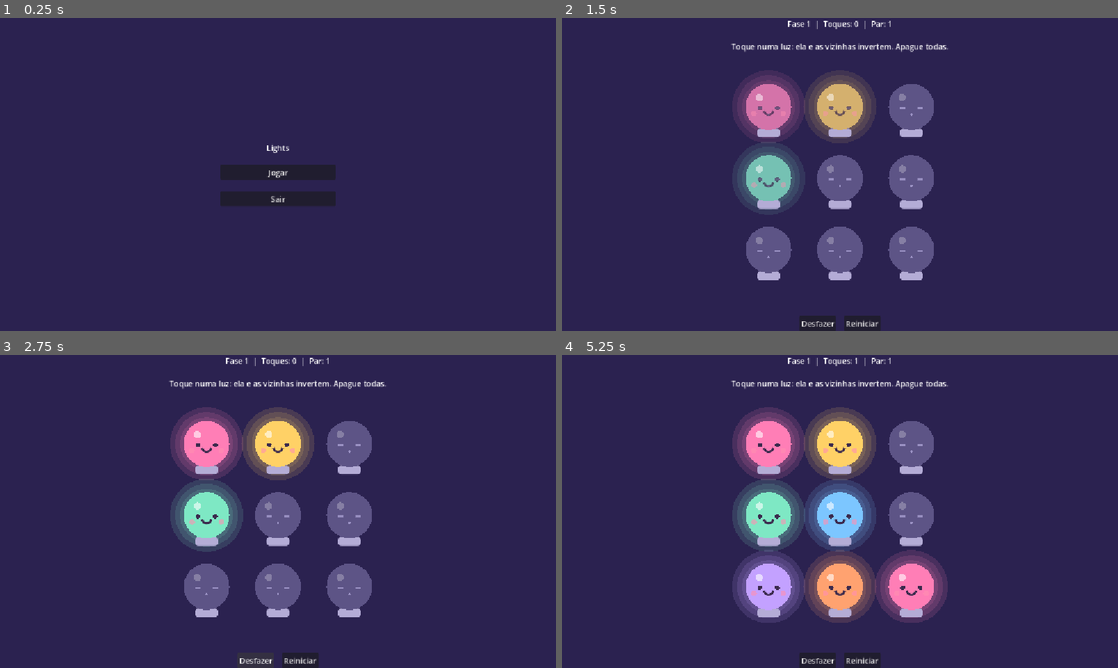
Above: before the commit, frames 1-4 (two rows, left to right).
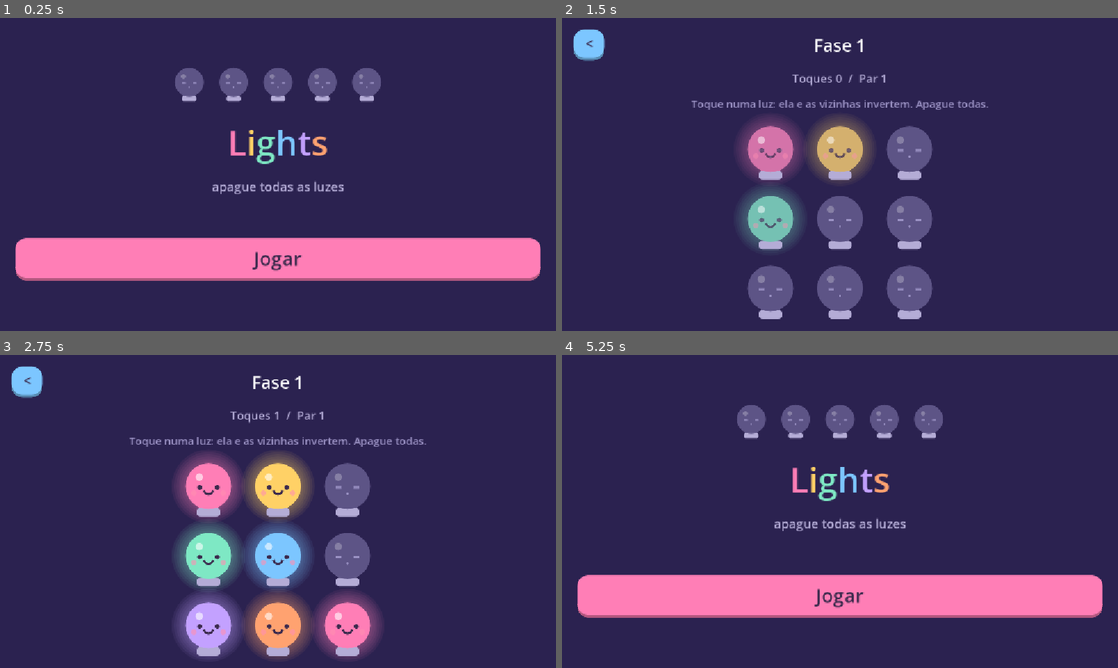
Above: after the commit, the same moments.

Repository: MuriloBahr/lights
Game: Godot game, scene res://scenes/menu.tscn
Two runs of this game, one before a commit and one after it. Both use one fixed random seed, a clock stepped at 60 frames per second and the inputs below.
Inputs (mouse positions are in pixels of both pictures, inside the frame that each line leads up to):
- Up to frame 1 (0.25 s): no input
- Up to frame 2 (1.5 s): click "Jogar" at 0.5 s; click "1 ☆☆☆" at 1.25 s
- Up to frame 3 (2.75 s): click (255, 661) at 2 s, where only the run before the commit has a clickable "Desfazer"
- Up to frame 4 (5.25 s): click (589, 383) at 2.75 s, where only the run after the commit has a clickable "<"; click (862, 661) at 3.5 s, where only the run before the commit has a clickable "Reiniciar"; click (840, 596) at 4.25 s, where only the run after the commit has a clickable "Jogar"; click (840, 661) at 5 s, where only the run after the commit has a clickable "Voltar"

The runs differ from the first frame. In frame 1, 18% of the frame differs, in the area x 2-98%, y 16-84%; in frame 2, 19%; in frame 3, 23%; in frame 4, 28%, in the area x 2-98%, y 0-100%.

Commit message:
lights [patch note]: Adicionado um novo UI para a tela de menu Ajustado bug de textura de lampadas pixeladas

Diff:
--- a/scripts/bulb.gd
+++ b/scripts/bulb.gd
@@ -13,6 +13,7 @@
 var _fade: Tween
 var _pop: Tween
 var _base_box := StyleBoxFlat.new()
+var _disc_box := StyleBoxFlat.new()
 
 
 func set_lit(value: bool) -> void:
@@ -46,14 +47,21 @@
 	_pop.tween_property(self, "scale", Vector2.ONE, 0.2).set_trans(Tween.TRANS_BACK).set_ease(Tween.EASE_OUT)
 
 
+func _disc(center: Vector2, radius: float, col: Color) -> void:
+	_disc_box.bg_color = col
+	_disc_box.set_corner_radius_all(ceili(radius))
+	_disc_box.anti_aliasing = true
+	draw_style_box(_disc_box, Rect2(center - Vector2(radius, radius), Vector2(radius, radius) * 2.0))
+
+
 func _draw() -> void:
 	var s := minf(size.x, size.y)
 	var c := Vector2(size.x / 2.0, s * 0.42)
 	var r := s * 0.34
 	var body := Palette.OFF.lerp(color, glow)
 
-	for i in 3:
-		draw_circle(c, r * (1.15 + 0.22 * i), Color(color, 0.14 * glow))
+	for i in 6:
+		_disc(c, r * (1.1 + 0.1 * i), Color(color, 0.07 * glow))
 
 	var neck_top := c.y + r * 0.8
 	var neck_bottom := s * 0.74
@@ -68,8 +76,8 @@
 	_base_box.set_corner_radius_all(int(s * 0.05))
 	draw_style_box(_base_box, Rect2(c.x - r * 0.5, neck_bottom, r, s * 0.13))
 
-	draw_circle(c, r, body)
-	draw_circle(c + Vector2(-r * 0.4, -r * 0.4), r * 0.16, Color(1, 1, 1, 0.25 + 0.35 * glow))
+	_disc(c, r, body)
+	_disc(c + Vector2(-r * 0.4, -r * 0.4), r * 0.16, Color(1, 1, 1, 0.25 + 0.35 * glow))
 	_draw_face(c, r)
 
 
@@ -79,13 +87,13 @@
 	var w := maxf(2.0, r * 0.09)
 
 	var on_face := Color(Palette.FACE, glow)
-	draw_circle(Vector2(c.x - dx, eye_y), r * 0.1, on_face)
-	draw_circle(Vector2(c.x + dx, eye_y), r * 0.1, on_face)
+	_disc(Vector2(c.x - dx, eye_y), r * 0.1, on_face)
+	_disc(Vector2(c.x + dx, eye_y), r * 0.1, on_face)
 	draw_arc(Vector2(c.x, eye_y + r * 0.1), r * 0.2, 0.2, PI - 0.2, 12, on_face, w, true)
-	draw_circle(Vector2(c.x - r * 0.64, eye_y + r * 0.24), r * 0.12, Color(Palette.BLUSH, 0.6 * glow))
-	draw_circle(Vector2(c.x + r * 0.64, eye_y + r * 0.24), r * 0.12, Color(Palette.BLUSH, 0.6 * glow))
+	_disc(Vector2(c.x - r * 0.64, eye_y + r * 0.24), r * 0.12, Color(Palette.BLUSH, 0.6 * glow))
+	_disc(Vector2(c.x + r * 0.64, eye_y + r * 0.24), r * 0.12, Color(Palette.BLUSH, 0.6 * glow))
 
 	var off_face := Color(Palette.OFF_FACE, 1.0 - glow)
 	draw_line(Vector2(c.x - dx - r * 0.1, eye_y), Vector2(c.x - dx + r * 0.1, eye_y), off_face, w, true)
 	draw_line(Vector2(c.x + dx - r * 0.1, eye_y), Vector2(c.x + dx + r * 0.1, eye_y), off_face, w, true)
-	draw_circle(Vector2(c.x, eye_y + r * 0.28), r * 0.05, off_face)
+	_disc(Vector2(c.x, eye_y + r * 0.28), r * 0.05, off_face)
--- a/scripts/game.gd
+++ b/scripts/game.gd
@@ -1,6 +1,4 @@
 extends Control
-
-const LEVELS_PATH := "res://data/levels.json"
 
 const GRID_PX := 420.0
 
@@ -8,14 +6,15 @@
 var levels: Array = []
 var level_index := 0
 var grid := GridContainer.new()
-var info := Label.new()
+var info := Ui.label("", 24, Palette.BASE)
 var bulbs: Array[Bulb] = []
-var hint := Label.new()
-
+var hint := Ui.label("", 22, Palette.OFF_FACE)
+var title := Ui.label("", 36)
 
 func _ready() -> void:
 	set_anchors_preset(Control.PRESET_FULL_RECT)
-	levels = JSON.parse_string(FileAccess.get_file_as_string(LEVELS_PATH))["levels"]
+	levels = State.levels
+	level_index = State.current_level
 	_build_ui()
 	board.changed.connect(_refresh)
 	board.solved.connect(_on_solved)
@@ -23,36 +22,49 @@
 
 
 func _build_ui() -> void:
+	var margin := MarginContainer.new()
+	margin.set_anchors_preset(Control.PRESET_FULL_RECT)
+	for side in ["left", "right", "top", "bottom"]:
+		margin.add_theme_constant_override("margin_" + side, 24)
+	add_child(margin)
+
 	var root := VBoxContainer.new()
-	root.set_anchors_preset(Control.PRESET_FULL_RECT)
-	root.add_theme_constant_override("separation", 24)
-	add_child(root)
+	root.add_theme_constant_override("separation", 20)
+	margin.add_child(root)
 
-	info.horizontal_alignment = HORIZONTAL_ALIGNMENT_CENTER
+	var top := HBoxContainer.new()
+	root.add_child(top)
+	var back := Ui.button("<", Palette.BULBS[3])
+	back.custom_minimum_size = Vector2(64, 64)
+	back.pressed.connect(_back)
+	top.add_child(back)
+	title.size_flags_horizontal = Control.SIZE_EXPAND_FILL
+	top.add_child(title)
+	var balance := Control.new()
+	balance.custom_minimum_size = Vector2(64, 0)
+	top.add_child(balance)
+
 	root.add_child(info)
-
-	hint.horizontal_alignment = HORIZONTAL_ALIGNMENT_CENTER
 	hint.autowrap_mode = TextServer.AUTOWRAP_WORD_SMART
 	root.add_child(hint)
 
 	var center := CenterContainer.new()
 	center.size_flags_vertical = Control.SIZE_EXPAND_FILL
 	root.add_child(center)
-	grid.add_theme_constant_override("h_separation", 8)
-	grid.add_theme_constant_override("v_separation", 8)
+	grid.add_theme_constant_override("h_separation", 4)
+	grid.add_theme_constant_override("v_separation", 4)
 	center.add_child(grid)
 
 	var bar := HBoxContainer.new()
-	bar.alignment = BoxContainer.ALIGNMENT_CENTER
 	bar.add_theme_constant_override("separation", 16)
 	root.add_child(bar)
-	bar.add_child(_make_button("Desfazer", board.undo))
-	bar.add_child(_make_button("Reiniciar", board.reset))
+	bar.add_child(_action("Desfazer", Palette.BULBS[4], board.undo))
+	bar.add_child(_action("Reiniciar", Palette.BULBS[1], board.reset))
 
 
-func _make_button(text: String, callback: Callable) -> Button:
-	var b := Button.new()
-	b.text = text
+func _action(text: String, color: Color, callback: Callable) -> Button:
+	var b := Ui.button(text, color)
+	b.size_flags_horizontal = Control.SIZE_EXPAND_FILL
 	b.pressed.connect(callback)
 	return b
 
@@ -84,11 +96,26 @@
 	for i in bulbs.size():
 		bulbs[i].set_lit(board.cells[i] == 1)
 	var level: Dictionary = levels[level_index]
-	info.text = "Fase %d  |  Toques: %d  |  Par: %d" % [level["id"], board.moves.size(), level["par"]]
+	title.text = "Fase %d" % level["id"]
+	info.text = "Toques %d  /  Par %d" % [board.moves.size(), level["par"]]
 	hint.text = level.get("hint", "")
 
 func _on_solved() -> void:
+	var level: Dictionary = levels[level_index]
+	State.record(int(level["id"]), _stars(board.moves.size(), int(level["par"])))
 	info.text += "  |  Resolvido!"
 	await get_tree().create_timer(1.0).timeout
 	if level_index + 1 < levels.size():
 		_load(level_index + 1)
+	else:
+		_back()
+
+
+func _stars(moves: int, par: int) -> int:
+	if moves <= par:
+		return 3
+	return 2 if moves <= par + 2 else 1
+
+
+func _back() -> void:
+	get_tree().change_scene_to_file("res://scenes/level_select.tscn")
--- a/scripts/menu.gd
+++ b/scripts/menu.gd
@@ -1,31 +1,86 @@
 extends Control
+
+var bulbs: Array[Bulb] = []
+var _step := 0
 
 
 func _ready() -> void:
 	set_anchors_preset(Control.PRESET_FULL_RECT)
-	var center := CenterContainer.new()
-	center.set_anchors_preset(Control.PRESET_FULL_RECT)
-	add_child(center)
+	var margin := MarginContainer.new()
+	margin.set_anchors_preset(Control.PRESET_FULL_RECT)
+	for side in ["left", "right", "top", "bottom"]:
+		margin.add_theme_constant_override("margin_" + side, 32)
+	add_child(margin)
 
 	var box := VBoxContainer.new()
 	box.add_theme_constant_override("separation", 24)
-	box.custom_minimum_size = Vector2(240, 0)
-	center.add_child(box)
+	margin.add_child(box)
 
-	var title := Label.new()
-	title.text = "Lights"
-	title.horizontal_alignment = HORIZONTAL_ALIGNMENT_CENTER
-	box.add_child(title)
+	box.add_child(_spacer())
+	box.add_child(_bulb_row())
+	box.add_child(_title())
+	box.add_child(Ui.label("apague todas as luzes", 26, Palette.BASE))
+	box.add_child(_spacer())
 
-	box.add_child(_make_button("Jogar", _play))
-	box.add_child(_make_button("Sair", get_tree().quit))
+	var play := Ui.button("Jogar", Palette.BULBS[0], 40)
+	play.custom_minimum_size = Vector2(0, 88)
+	play.pressed.connect(_play)
+	box.add_child(play)
+
+	var bottom := Control.new()
+	bottom.custom_minimum_size = Vector2(0, 48)
+	box.add_child(bottom)
 
 
-func _make_button(text: String, callback: Callable) -> Button:
-	var b := Button.new()
-	b.text = text
-	b.pressed.connect(callback)
-	return b
+func _spacer() -> Control:
+	var c := Control.new()
+	c.size_flags_vertical = Control.SIZE_EXPAND_FILL
+	return c
+
+
+func _bulb_row() -> HBoxContainer:
+	var row := HBoxContainer.new()
+	row.alignment = BoxContainer.ALIGNMENT_CENTER
+	row.add_theme_constant_override("separation", 4)
+	for i in 5:
+		var b := Bulb.new()
+		b.custom_minimum_size = Vector2(88, 88)
+		b.color = Palette.BULBS[i]
+		b.mouse_filter = Control.MOUSE_FILTER_IGNORE
+		row.add_child(b)
+		bulbs.append(b)
+
+	var timer := Timer.new()
+	timer.wait_time = 0.35
+	timer.autostart = true
+	timer.timeout.connect(_tick)
+	add_child(timer)
+	return row
+
+
+func _title() -> RichTextLabel:
+	var t := RichTextLabel.new()
+	t.bbcode_enabled = true
+	t.fit_content = true
+	t.scroll_active = false
+	t.add_theme_font_size_override("normal_font_size", 72)
+	var text := "[center]"
+	var i := 0
+	for ch in "Lights":
+		if ch == " ":
+			text += " "
+			continue
+		text += "[color=#%s]%s[/color]" % [Palette.BULBS[i % Palette.BULBS.size()].to_html(false), ch]
+		i += 1
+	t.text = text + "[/center]"
+	return t
+
+
+func _tick() -> void:
+	var n := bulbs.size()
+	var i := _step % (2 * n)
+	bulbs[i % n].set_lit(i < n)
+	_step += 1
 
 
 func _play() -> void:
--- /dev/null
+++ b/scripts/ui.gd
@@ -0,0 +1,37 @@
+class_name Ui
+extends RefCounted
+
+
+static func button(text: String, color: Color, font_size := 28) -> Button:
+	var b := Button.new()
+	b.text = text
+	b.focus_mode = Control.FOCUS_NONE
+	b.custom_minimum_size = Vector2(0, 64)
+	b.add_theme_font_size_override("font_size", font_size)
+	for key in ["font_color", "font_hover_color", "font_pressed_color"]:
+		b.add_theme_color_override(key, Palette.FACE)
+	b.add_theme_stylebox_override("normal", _box(color, 6))
+	b.add_theme_stylebox_override("hover", _box(color.lightened(0.12), 6))
+	b.add_theme_stylebox_override("pressed", _box(color.darkened(0.08), 2))
+	b.add_theme_stylebox_override("disabled", _box(Palette.OFF, 6))
+	return b
+
+
+static func label(text: String, size: int, color := Color.WHITE) -> Label:
+	var l := Label.new()
+	l.text = text
+	l.horizontal_alignment = HORIZONTAL_ALIGNMENT_CENTER
+	l.add_theme_font_size_override("font_size", size)
+	l.add_theme_color_override("font_color", color)
+	return l
+
+
+static func _box(color: Color, depth: int) -> StyleBoxFlat:
+	var sb := StyleBoxFlat.new()
+	sb.bg_color = color
+	sb.set_corner_radius_all(22)
+	sb.border_width_bottom = depth
+	sb.border_color = color.darkened(0.3)
+	sb.content_margin_left = 24
+	sb.content_margin_right = 24
+	return sb
Not shown, added: scripts/ui.gd.uid
